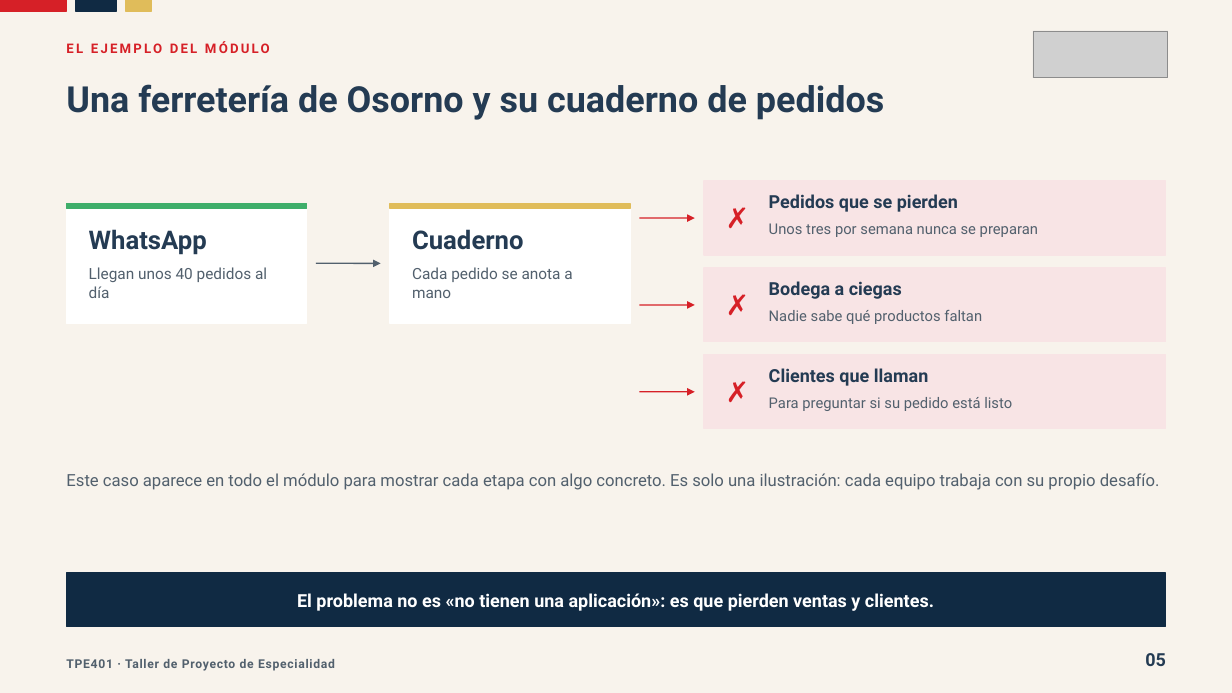
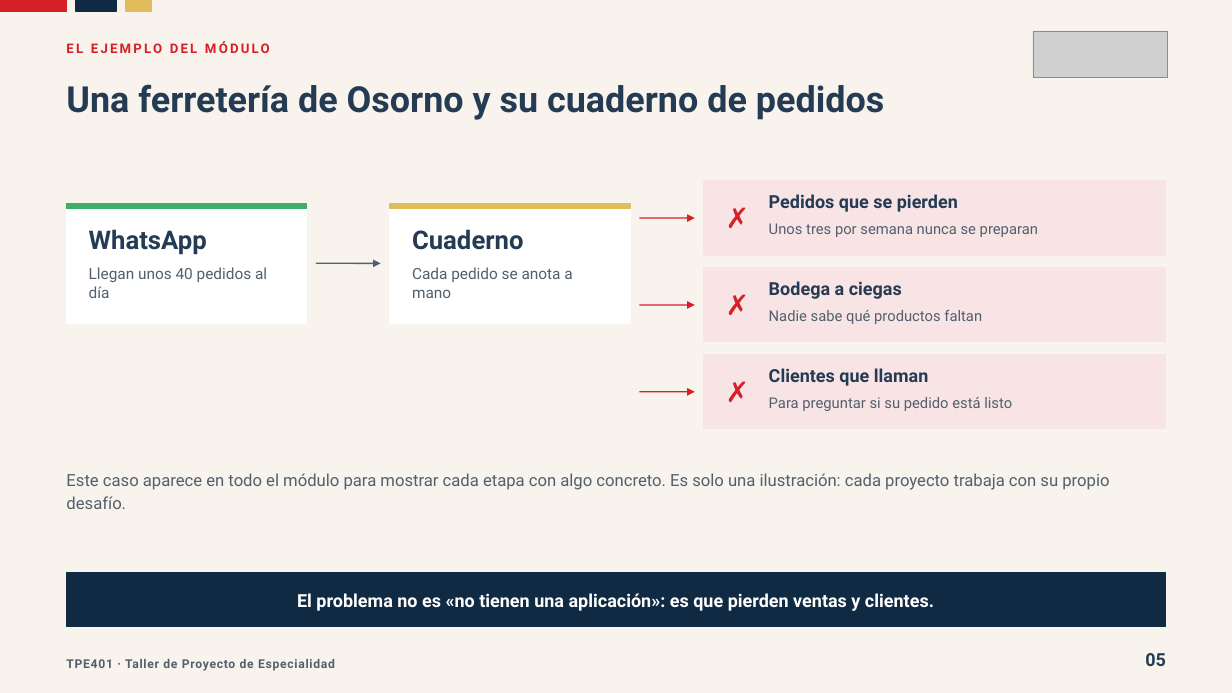
Before and after one commit to Dieg0Code/tpe401-taller-de-proyecto-de-especialidad, a slide deck: slide 5 of clases/semana-01/01/ppt/Clase-01-Un-Software-Para-Alguien-Real.pptx. Drawn at 1232x693 pixels with LibreOffice and Linux fonts; fonts in the diff are those of the drawing; grey boxes stand for pictures. Boxes give left, top, right and bottom in pixels: in the first picture for what was removed or moved away, otherwise in the second. Text is boxed around its words. In the diff, an @@ line names an element or a change of style, - is before the commit and + after.

```diff
--- a/clases/semana-01/01/ppt/Clase-01-Un-Software-Para-Alguien-Real.pptx
+++ b/clases/semana-01/01/ppt/Clase-01-Un-Software-Para-Alguien-Real.pptx
@@ text at [66, 473, 1109, 509]: text changed @@
-Este caso aparece en todo el módulo para mostrar cada etapa con algo concreto. Es solo una ilustración: cada equipo trabaja con su propio desafío.
+Este caso aparece en todo el módulo para mostrar cada etapa con algo concreto. Es solo una ilustración: cada proyecto trabaja con su propio desafío.
```
Also in this commit, not shown: 5 other slides changed, 3 other files.
